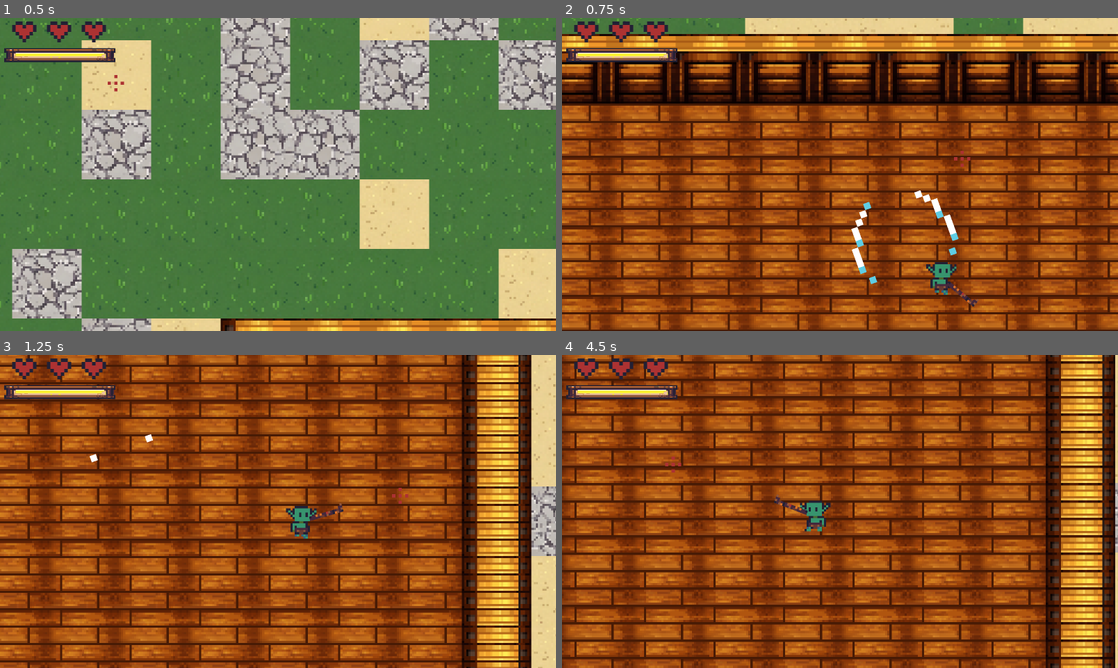
Above: before the commit, frames 1-4 (two rows, left to right).
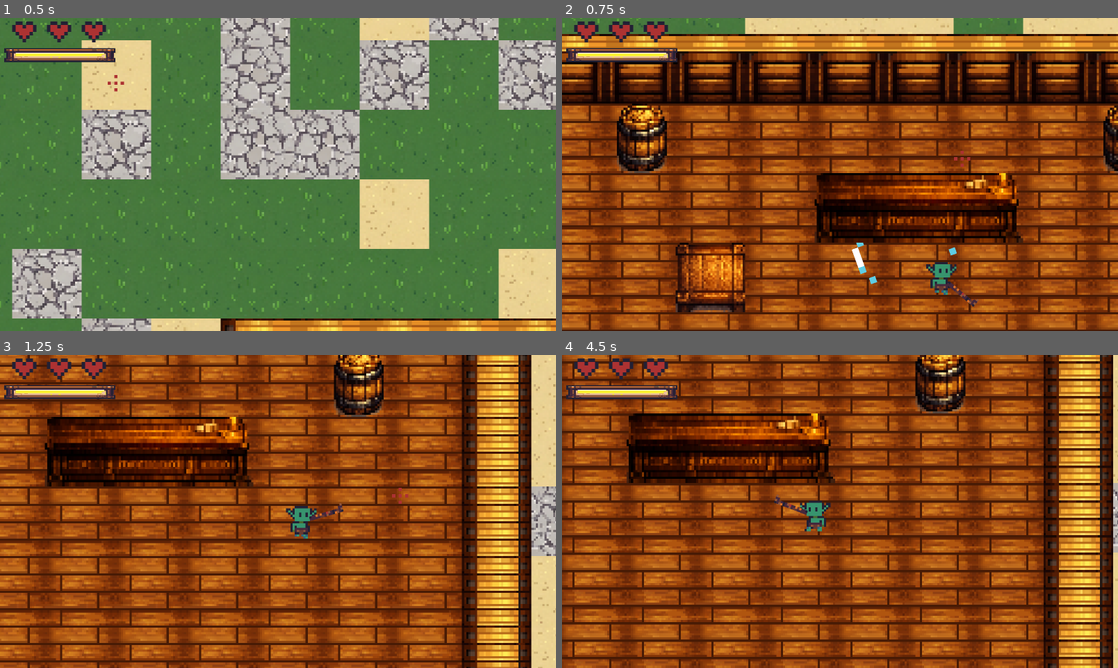
Above: after the commit, the same moments.

Repository: futurediffusion/nuclear-sand-box
Game: Godot game, scene res://scenes/main.tscn
Two runs of this game, one before a commit and one after it. Both use one fixed random seed, a clock stepped at 60 frames per second and the inputs below. The project has no main scene, so this scene is started directly. Sound files missing from this copy of the repository are replaced by a short silence.
Inputs (mouse positions are in pixels of both pictures, inside the frame that each line leads up to):
- Up to frame 1 (0.5 s): no input
- Up to frame 2 (0.75 s): tap Enter at 0.5 s; move the mouse to (962, 158) at 0.52 s; hold Right (move_right) from 0.53 s (still down); click (962, 158) at 0.6 s
- Up to frame 3 (1.25 s): keep holding Right (move_right)
- Up to frame 4 (4.5 s): move the mouse to (728, 527) at 1.27 s; release Right (move_right) at 1.28 s; hold Down (move_down) 1.28-2.03 s; right-click (728, 527) at 1.35 s; move the mouse to (895, 442) at 2.02 s; hold Right (move_right) 2.03-2.78 s; tap one key every 0.75 s from 2.1 s: 1 2 3 4; move the mouse to (812, 574) at 2.77 s; hold Up (move_up) 2.78-3.53 s; move the mouse to (1006, 558) at 3.52 s; hold Left (move_left) from 3.53 s (still down); move the mouse to (673, 464) at 4.27 s

Frame 1 is identical in both runs. In frame 2, 11% of the frame differs, in the area x 9-100%, y 27-94%; in frame 3, 8.4%; in frame 4, 20%, in the area x 0-100%, y 0-100%.

Commit message:
feat: tavern procedural furniture placement propts TABLE COUNTER  BARREL

Diff:
--- a/scenes/main.tscn
+++ b/scenes/main.tscn
@@ -1,11 +1,9 @@
-[gd_scene load_steps=16 format=3 uid="uid://xn5wcwphhi48"]
+[gd_scene load_steps=13 format=3 uid="uid://xn5wcwphhi48"]
 
 [ext_resource type="PackedScene" uid="uid://38k36ggowmkb" path="res://scenes/player.tscn" id="1_o5qli"]
 [ext_resource type="Script" uid="uid://d020wm28jppoj" path="res://scripts/gameplay/main.gd" id="1_sugp2"]
 [ext_resource type="PackedScene" uid="uid://cmysaqnuq4nfh" path="res://scenes/cursor_2d.tscn" id="2_0wfyh"]
 [ext_resource type="Script" uid="uid://d37y038e3w6ny" path="res://scripts/world/world.gd" id="2_jkv2x"]
-[ext_resource type="PackedScene" uid="uid://b61xj3scmxra2" path="res://scenes/enemy.tscn" id="3_sugp2"]
-[ext_resource type="PackedScene" uid="uid://ckdqo63fw6dkw" path="res://scenes/bandit_camp.tscn" id="4_jkv2x"]
 [ext_resource type="Script" uid="uid://dauw3snnx1ppx" path="res://scripts/ui/hud.gd" id="5_hud"]
 [ext_resource type="Script" uid="uid://bmnvtxmikdtap" path="res://scripts/ui/hearts.gd" id="6_tefeu"]
 [ext_resource type="Texture2D" uid="uid://buxyqe0n15fc7" path="res://art/sprites/heart.png" id="8_85g3d"]
@@ -13,7 +11,6 @@
 [ext_resource type="Texture2D" uid="uid://b3wu74258jwbc" path="res://art/sprites/stamina-over..png" id="10_eb6dy"]
 [ext_resource type="Texture2D" uid="uid://dml1n360g720t" path="res://art/sprites/stamina-under.png" id="10_trceg"]
 [ext_resource type="Texture2D" uid="uid://b5syi5vb3w5xy" path="res://art/sprites/stamina-progress.png" id="11_trceg"]
-[ext_resource type="PackedScene" uid="uid://x4mnfcrurq20" path="res://scenes/copper_ore.tscn" id="13_trceg"]
 [ext_resource type="TileSet" uid="uid://cw5iyp3lgbpre" path="res://art/tiles/terrain.tres" id="14_a8y0u"]
 
 [node name="Main" type="Node2D"]
@@ -22,9 +19,6 @@
 
 [node name="World" type="Node2D" parent="."]
 script = ExtResource("2_jkv2x")
-copper_ore_scene = ExtResource("13_trceg")
-bandit_camp_scene = ExtResource("4_jkv2x")
-bandit_scene = ExtResource("3_sugp2")
 
 [node name="WorldTileMap" type="TileMap" parent="World"]
 tile_set = ExtResource("14_a8y0u")
--- a/scenes/player.tscn
+++ b/scenes/player.tscn
@@ -141,8 +141,9 @@
 "speed": 5.0
 }]
 
-[sub_resource type="RectangleShape2D" id="RectangleShape2D_a8ls1"]
-size = Vector2(14, 15)
+[sub_resource type="CapsuleShape2D" id="CapsuleShape2D_3v2ag"]
+radius = 6.0
+height = 16.0
 
 [node name="Player" type="CharacterBody2D"]
 script = ExtResource("1_qhqgy")
@@ -165,7 +166,7 @@
 
 [node name="CollisionShape2D" type="CollisionShape2D" parent="."]
 position = Vector2(0, 0.5)
-shape = SubResource("RectangleShape2D_a8ls1")
+shape = SubResource("CapsuleShape2D_3v2ag")
 
 [node name="WeaponPivot" type="Node2D" parent="."]
 rotation = -3.58316
--- /dev/null
+++ b/scenes/props/Barrel.tscn
@@ -0,0 +1,20 @@
+[gd_scene load_steps=4 format=3 uid="uid://dvcts8l3fgmkp"]
+
+[ext_resource type="Script" uid="uid://okmxbn4v51ma" path="res://scripts/world/Prop.gd" id="1_0tyq8"]
+[ext_resource type="Texture2D" uid="uid://5djo0vj16aeo" path="res://art/props/barrel.png" id="1_j7ti7"]
+
+[sub_resource type="CapsuleShape2D" id="CapsuleShape2D_j7ti7"]
+
+[node name="Barrel" type="Node2D"]
+z_index = 10
+script = ExtResource("1_0tyq8")
+
+[node name="Sprite2D" type="Sprite2D" parent="."]
+texture = ExtResource("1_j7ti7")
+
+[node name="StaticBody2D" type="StaticBody2D" parent="."]
+
+[node name="CollisionShape2D" type="CollisionShape2D" parent="StaticBody2D"]
+position = Vector2(0, 9)
+scale = Vector2(1.04, 0.455)
+shape = SubResource("CapsuleShape2D_j7ti7")
--- /dev/null
+++ b/scenes/props/Counter.tscn
@@ -0,0 +1,20 @@
+[gd_scene load_steps=4 format=3 uid="uid://ea0t04hk2cgj"]
+
+[ext_resource type="Texture2D" uid="uid://cdyjryxn5jkk3" path="res://art/props/counter.png" id="1_g3o75"]
+[ext_resource type="Script" uid="uid://okmxbn4v51ma" path="res://scripts/world/Prop.gd" id="1_tqqiu"]
+
+[sub_resource type="RectangleShape2D" id="RectangleShape2D_d1n0y"]
+size = Vector2(92, 24)
+
+[node name="Counter" type="Node2D"]
+z_index = 10
+script = ExtResource("1_tqqiu")
+
+[node name="Sprite2D" type="Sprite2D" parent="."]
+texture = ExtResource("1_g3o75")
+
+[node name="StaticBody2D" type="StaticBody2D" parent="Sprite2D"]
+
+[node name="CollisionShape2D" type="CollisionShape2D" parent="Sprite2D/StaticBody2D"]
+position = Vector2(-1, 4)
+shape = SubResource("RectangleShape2D_d1n0y")
--- /dev/null
+++ b/scenes/props/Table.tscn
@@ -0,0 +1,20 @@
+[gd_scene load_steps=4 format=3 uid="uid://owag1m5x1axv"]
+
+[ext_resource type="Script" uid="uid://okmxbn4v51ma" path="res://scripts/world/Prop.gd" id="1_sslsb"]
+[ext_resource type="Texture2D" uid="uid://bc1bawudv1opk" path="res://art/props/table.png" id="2_1r28g"]
+
+[sub_resource type="RectangleShape2D" id="RectangleShape2D_2f7xg"]
+size = Vector2(31, 23)
+
+[node name="Table" type="Node2D"]
+z_index = 10
+script = ExtResource("1_sslsb")
+
+[node name="Sprite2D" type="Sprite2D" parent="."]
+texture = ExtResource("2_1r28g")
+
+[node name="StaticBody2D" type="StaticBody2D" parent="."]
+
+[node name="CollisionShape2D" type="CollisionShape2D" parent="StaticBody2D"]
+position = Vector2(0.5, 4.5)
+shape = SubResource("RectangleShape2D_2f7xg")
--- /dev/null
+++ b/scripts/systems/PropDB.gd
@@ -0,0 +1,13 @@
+extends Node
+class_name PropDB
+
+static func scene_path(prop_id: String) -> String:
+	match prop_id:
+		"barrel":
+			return "res://scenes/props/Barrel.tscn"
+		"table":
+			return "res://scenes/props/Table.tscn"
+		"counter":
+			return "res://scenes/props/Counter.tscn"
+		_:
+			return ""
--- /dev/null
+++ b/scripts/world/Prop.gd
@@ -0,0 +1,11 @@
+extends Node2D
+
+
+# Called when the node enters the scene tree for the first time.
+func _ready() -> void:
+	pass # Replace with function body.
+
+
+# Called every frame. 'delta' is the elapsed time since the previous frame.
+func _process(delta: float) -> void:
+	pass
--- a/scripts/world/world.gd
+++ b/scripts/world/world.gd
@@ -279,7 +279,8 @@
 		chunk_save[chunk_pos] = {
 			"ores": [],
 			"camps": [],
-			"placed_tiles": []
+			"placed_tiles": [],
+			"placements": []
 		}
 		chunk_occupied_tiles[chunk_pos] = {}
 		if chunk_pos == tavern_chunk:
@@ -293,23 +294,21 @@
 	var rng := RandomNumberGenerator.new()
 	rng.seed = hash(chunk_pos) ^ biome_noise.seed
 
-	# -----------------------------
-	# 1) SPAWN COBRE
-	# -----------------------------
 	var copper_positions: Array[Vector2i] = []
 
-	# Bioma del centro del chunk (para “densidad” general)
 	var cx := chunk_pos.x * chunk_size + chunk_size / 2
 	var cy := chunk_pos.y * chunk_size + chunk_size / 2
 	var biome := get_biome(cx, cy)
 
 	var attempts := 0
 	match biome:
-		2: attempts = rng.randi_range(6, 16)  # piedra: bastante
-		0: attempts = rng.randi_range(3, 7)   # arena: medio
-		1: attempts = rng.randi_range(0, 3)   # pasto: poco
-
-	# Cerca del spawn: mínimo 1 intento
+		2:
+			attempts = rng.randi_range(6, 16)
+		0:
+			attempts = rng.randi_range(3, 7)
+		1:
+			attempts = rng.randi_range(0, 3)
+
 	var chunk_center_tile := Vector2i(cx, cy)
 	if _tile_distance_to_spawn(chunk_center_tile) <= 15:
 		attempts = max(attempts, 1)
@@ -321,20 +320,26 @@
 	var copper_spawn_failed_logged := false
 
 	for i in range(attempts):
-		var tpos: Vector2i = _find_valid_spawn_tile(chunk_pos, player_tile, SAFE_PLAYER_SPAWN_RADIUS_TILES, SPAWN_MAX_TRIES, rng, COPPER_FOOTPRINT_RADIUS_TILES)
+		var tpos: Vector2i = _find_valid_spawn_tile(
+			chunk_pos,
+			player_tile,
+			SAFE_PLAYER_SPAWN_RADIUS_TILES,
+			SPAWN_MAX_TRIES,
+			rng,
+			COPPER_FOOTPRINT_RADIUS_TILES
+		)
+
 		if tpos == INVALID_SPAWN_TILE:
 			if not copper_spawn_failed_logged:
 				_debug_spawn_report(chunk_pos, player_tile, INVALID_SPAWN_TILE, "CANCEL: no valid tile after tries")
 				copper_spawn_failed_logged = true
 			continue
 
-		# regla distancia (la mayoría lejos)
 		var dist := _tile_distance_to_spawn(tpos)
 		var allow_close := rng.randf() < 0.15
 		if not allow_close and dist < COPPER_MIN_DIST_TILES:
 			continue
 
-		# regla por BIOMA del tile: 60% piedra / 30% pasto / 20% arena
 		var tile_biome := get_biome(tpos.x, tpos.y)
 		match tile_biome:
 			2:
@@ -354,21 +359,17 @@
 		_mark_footprint_occupied(chunk_pos, tpos, COPPER_FOOTPRINT_RADIUS_TILES)
 		copper_positions.append(tpos)
 
-	# -----------------------------
-	# 2) SPAWN CAMPAMENTOS (BANDIDOS)
-	# -----------------------------
 	if bandit_camp_scene == null or bandit_scene == null:
 		return
 
-	# (A) Algunos cobres custodiados (no todos)
-	var guarded_count := int(floor(copper_positions.size() * 0.40)) # 25% custodiados
-	guarded_count = clampi(guarded_count, 0, 3) # por chunk, máximo 3
+	var guarded_count := int(floor(copper_positions.size() * 0.40))
+	guarded_count = clampi(guarded_count, 0, 3)
 
 	for g in range(guarded_count):
 		var idx := rng.randi_range(0, copper_positions.size() - 1)
 		var copper_tile := copper_positions[idx]
 
-		var camp_tile := _find_nearby_tile(rng, copper_tile, 6, 14) # cerca (6-14 tiles)
+		var camp_tile := _find_nearby_tile(rng, copper_tile, 6, 14)
 		if camp_tile == INVALID_SPAWN_TILE:
 			continue
 		if not _is_spawn_tile_valid(chunk_pos, camp_tile, player_tile, SAFE_PLAYER_SPAWN_RADIUS_TILES, CAMP_FOOTPRINT_RADIUS_TILES):
@@ -379,15 +380,25 @@
 		})
 		_mark_footprint_occupied(chunk_pos, camp_tile, CAMP_FOOTPRINT_RADIUS_TILES)
 
-	# (B) Algunos campamentos random (NO cerca del cobre)
-	var random_camps := rng.randi_range(0, 2) # 0-1 campamentos extra por chunk
+	var random_camps := rng.randi_range(0, 2)
 	var camp_spawn_failed_logged := false
+
 	for r in range(random_camps):
 		var try_tile: Vector2i = INVALID_SPAWN_TILE
+
 		for i in range(SPAWN_MAX_TRIES):
-			var candidate: Vector2i = _find_valid_spawn_tile(chunk_pos, player_tile, SAFE_PLAYER_SPAWN_RADIUS_TILES, SPAWN_MAX_TRIES, rng, CAMP_FOOTPRINT_RADIUS_TILES)
+			var candidate: Vector2i = _find_valid_spawn_tile(
+				chunk_pos,
+				player_tile,
+				SAFE_PLAYER_SPAWN_RADIUS_TILES,
+				SPAWN_MAX_TRIES,
+				rng,
+				CAMP_FOOTPRINT_RADIUS_TILES
+			)
+
 			if candidate == INVALID_SPAWN_TILE:
 				break
+
 			if not _is_close_to_any(candidate, copper_positions, 10):
 				try_tile = candidate
 				break
@@ -398,7 +409,6 @@
 				camp_spawn_failed_logged = true
 			continue
 
-		# evitar spawn muy cerca del cobre
 		chunk_save[chunk_pos]["camps"].append({
 			"tile": try_tile
 		})
@@ -411,29 +421,68 @@
 	if not chunk_save.has(chunk_pos):
 		return
 
+	# 1) ORES
 	for d in chunk_save[chunk_pos]["ores"]:
 		var tpos: Vector2i = d["tile"]
 		var ore := copper_ore_scene.instantiate()
-		ore.global_position = tilemap.map_to_local(tpos)
+		ore.position = tilemap.map_to_local(tpos)
+		tilemap.add_child(ore)
+		chunk_entities[chunk_pos].append(ore)
 
 		if d.has("remaining") and d["remaining"] != -1:
 			ore.set("remaining", int(d["remaining"]))
 
-		add_child(ore)
-		chunk_entities[chunk_pos].append(ore)
-	if chunk_save.has(chunk_pos):
-		for t in chunk_save[chunk_pos]["placed_tiles"]:
-			tilemap.set_cell(t["layer"], t["tile"], t["source"], t["atlas"])
-
+	# 2) TILES PERSISTENTES (taberna piso/paredes)
+	for t in chunk_save[chunk_pos]["placed_tiles"]:
+		tilemap.set_cell(t["layer"], t["tile"], t["source"], t["atlas"])
+
+	# 3) CAMPS
 	for c in chunk_save[chunk_pos]["camps"]:
 		var ct: Vector2i = c["tile"]
 		var camp := bandit_camp_scene.instantiate()
-		camp.global_position = tilemap.map_to_local(ct)
-		add_child(camp)
+		camp.position = tilemap.map_to_local(ct)
+		tilemap.add_child(camp)
 		chunk_entities[chunk_pos].append(camp)
-
 		camp.set("bandit_scene", bandit_scene)
 
+	# 4) PROPS (taberna furniture)
+	var spawned_count: int = 0
+
+	if chunk_save[chunk_pos].has("placements"):
+		for p in chunk_save[chunk_pos]["placements"]:
+			if typeof(p) != TYPE_DICTIONARY:
+				continue
+
+			var d: Dictionary = p
+			if String(d.get("kind", "")) != "prop":
+				continue
+
+			var prop_id: String = String(d.get("prop_id", ""))
+			var path: String = PropDB.scene_path(prop_id)
+
+			if path == "":
+				print("[PROPS] prop_id desconocido:", prop_id)
+				continue
+
+			var ps: PackedScene = load(path) as PackedScene
+			if ps == null:
+				print("[PROPS] no pude load:", path)
+				continue
+
+			var inst: Node2D = ps.instantiate() as Node2D
+
+			var ccell: Array = d.get("cell", [0, 0])
+			var cell: Vector2i = Vector2i(int(ccell[0]), int(ccell[1]))
+
+			inst.position = tilemap.map_to_local(cell)
+			inst.z_index = tilemap.z_index + 5
+
+			tilemap.add_child(inst)
+			chunk_entities[chunk_pos].append(inst)
+
+			spawned_count += 1
+
+	print("[PROPS] spawned_count=", spawned_count, " chunk=", chunk_pos)
 func _world_to_tile(world_pos: Vector2) -> Vector2i:
 	return tilemap.local_to_map(tilemap.to_local(world_pos))
 
@@ -679,11 +728,17 @@
 		_place_tile_persistent(chunk_pos, LAYER_WALLS, Vector2i(x0, y), SRC_WALLS, ROOF_VERTICAL)
 		_place_tile_persistent(chunk_pos, LAYER_WALLS, Vector2i(x1, y), SRC_WALLS, ROOF_VERTICAL)
 
-	# Reservar huella + un margen pequeño de seguridad alrededor de la taberna
-	# para evitar que spawneen cobre o campamentos demasiado cerca.
+		# Reservar huella + un margen pequeño de seguridad alrededor de la taberna
 	for y in range(y0 - TAVERN_SAFE_MARGIN_TILES, y1 + TAVERN_SAFE_MARGIN_TILES + 1):
 		for x in range(x0 - TAVERN_SAFE_MARGIN_TILES, x1 + TAVERN_SAFE_MARGIN_TILES + 1):
 			_mark_tile_occupied(chunk_pos, Vector2i(x, y))
+
+	var inner_min: Vector2i = Vector2i(x0 + 1, y0 + 1)
+	var inner_max: Vector2i = Vector2i(x1 - 1, y1 - 1)
+	var door_cell: Vector2i = Vector2i(door_x, y1)
+
+	generate_tavern_furniture_simple(chunk_pos, inner_min, inner_max, door_cell)
+	print("[TAVERN] placements=", chunk_save[chunk_pos].get("placements", []).size())
 
 func get_tavern_center_tile(chunk_pos: Vector2i) -> Vector2i:
 	var w: int = 12
@@ -691,3 +746,111 @@
 	var x0: int = chunk_pos.x * chunk_size + 4
 	var y0: int = chunk_pos.y * chunk_size + 3
 	return Vector2i(x0 + (w / 2), y0 + (h / 2))
+
+func _is_free(occupied: Dictionary, cell: Vector2i) -> bool:
+	return not occupied.has(cell)
+
+func _mark_rect(occupied: Dictionary, pos: Vector2i, size: Vector2i) -> void:
+	for y: int in range(size.y):
+		for x: int in range(size.x):
+			occupied[Vector2i(pos.x + x, pos.y + y)] = true
+
+func _rect_fits_and_free(occupied: Dictionary, pos: Vector2i, size: Vector2i, inner_min: Vector2i, inner_max: Vector2i) -> bool:
+	# inner_min: esquina sup-izq (incluida)
+	# inner_max: esquina inf-der (incluida)
+	for y: int in range(size.y):
+		for x: int in range(size.x):
+			var c: Vector2i = Vector2i(pos.x + x, pos.y + y)
+			if c.x < inner_min.x or c.y < inner_min.y or c.x > inner_max.x or c.y > inner_max.y:
+				return false
+			if occupied.has(c):
+				return false
+	return true
+
+func _ensure_chunk_save_key(chunk_key: Vector2i) -> void:
+	if not chunk_save.has(chunk_key):
+		# OJO: normalmente esta parte ya se crea en spawn_entities_in_chunk,
+		# pero esto nos protege si llamas furniture antes.
+		chunk_save[chunk_key] = {
+			"ores": [],
+			"camps": [],
+			"placed_tiles": [],
+			"placements": []
+		}
+	if not chunk_save[chunk_key].has("placements"):
+		chunk_save[chunk_key]["placements"] = []
+
+func add_prop_placement(chunk_key: Vector2i, prop_id: String, site_id: String, cell: Vector2i) -> void:
+	_ensure_chunk_save_key(chunk_key)
+
+	for p in chunk_save[chunk_key]["placements"]:
+		if typeof(p) == TYPE_DICTIONARY and String((p as Dictionary).get("site_id","")) == site_id:
+			return
+
+	chunk_save[chunk_key]["placements"].append({
+		"kind": "prop",
+		"prop_id": prop_id,
+		"site_id": site_id,
+		"cell": [cell.x, cell.y]
+	})
+
+func generate_tavern_furniture_simple(chunk_key: Vector2i, inner_min: Vector2i, inner_max: Vector2i, door_cell: Vector2i) -> void:
+	var occupied: Dictionary = {}
+
+	var corridor_width: int = 2
+	var corridor_len: int = 4
+
+	for i: int in range(corridor_len):
+		for w: int in range(corridor_width):
+			var c: Vector2i = Vector2i(door_cell.x + w, door_cell.y - i)
+			occupied[c] = true
+
+	var counter_size: Vector2i = Vector2i(3, 1)
+	var counter_y: int = inner_min.y + 2
+	var counter_x: int = door_cell.x + 0
+	var counter_pos: Vector2i = Vector2i(counter_x, counter_y)
+
+	if _rect_fits_and_free(occupied, counter_pos, counter_size, inner_min, inner_max):
+		_mark_rect(occupied, counter_pos, counter_size)
+		add_prop_placement(chunk_key, "counter", "tavern_counter_01", counter_pos)
+
+		var behind: Vector2i = Vector2i(counter_pos.x, counter_pos.y - 1)
+		if behind.y >= inner_min.y:
+			_mark_rect(occupied, behind, Vector2i(counter_size.x, 1))
+
+	var table_size: Vector2i = Vector2i(2, 2)
+	var placed_tables: int = 0
+
+	var candidates: Array[Vector2i] = []
+	candidates.append(Vector2i(inner_min.x + 2, inner_min.y + 3))
+	candidates.append(Vector2i(inner_max.x - 3, inner_min.y + 3))
+	candidates.append(Vector2i(inner_min.x + 2, inner_max.y - 3))
+	candidates.append(Vector2i(inner_max.x - 3, inner_max.y - 3))
+
+	for pos in candidates:
+		if placed_tables >= 2:
+			break
+		if _rect_fits_and_free(occupied, pos, table_size, inner_min, inner_max):
+			_mark_rect(occupied, pos, table_size)
+			placed_tables += 1
+			add_prop_placement(chunk_key, "table", "tavern_table_%02d" % placed_tables, pos)
+
+	var corners: Array[Vector2i] = [
+		Vector2i(inner_min.x + 1, inner_min.y + 1),
+		Vector2i(inner_max.x - 1, inner_min.y + 1),
+		Vector2i(inner_min.x + 1, inner_max.y - 1),
+		Vector2i(inner_max.x - 1, inner_max.y - 1),
+	]
+
+	var barrel_count: int = 0
+	for c in corners:
+		if barrel_count >= 2:
+			break
+		if _is_free(occupied, c):
+			occupied[c] = true
+			barrel_count += 1
+			add_prop_placement(chunk_key, "barrel", "tavern_barrel_%02d" % barrel_count, c)
+
+	# IMPORTANTÍSIMO:
+	# NO va ninguna llamada a generate_tavern_furniture_simple aquí.
+	# Esa línea se borra porque causaba recursión infinita.
Binary file added: art/props/barrel.png
Not shown, added: art/props/barrel.png.import
Binary file added: art/props/counter.png
Not shown, added: art/props/counter.png.import
Binary file added: art/props/stool.png
Not shown, added: art/props/stool.png.import
Binary file added: art/props/table.png
Not shown, added: art/props/table.png.import
Not shown, added: scripts/systems/PropDB.gd.uid
Not shown, added: scripts/world/Prop.gd.uid
